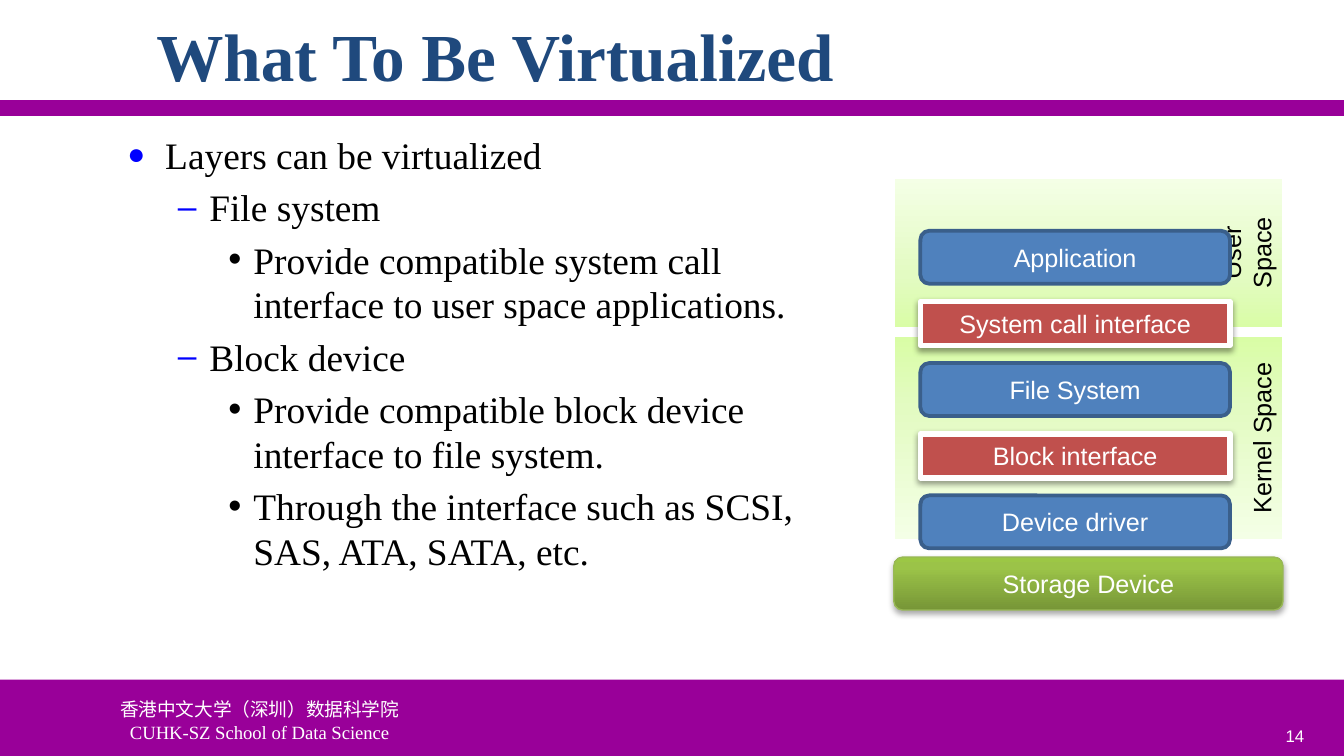
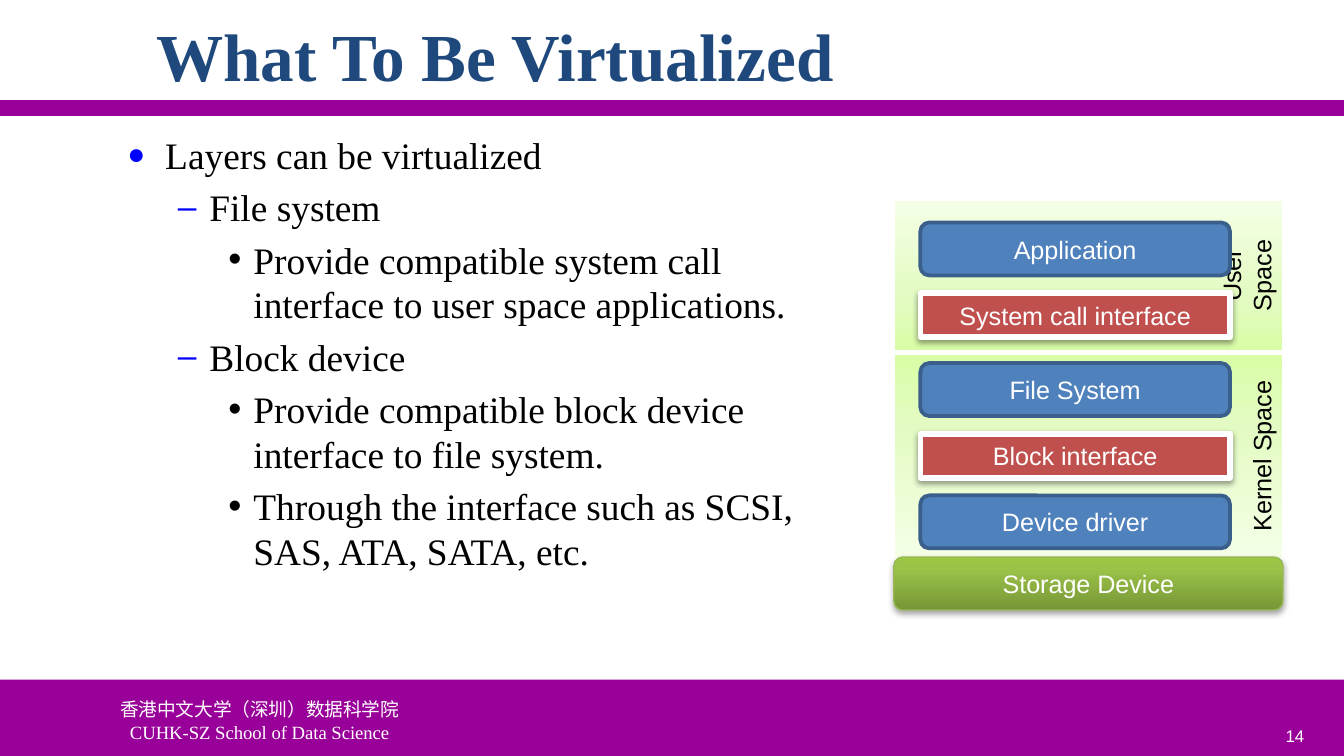
Before and after one commit to ychung1103/ychung1103.github.io, a slide deck: slide 14 of Slides/CSC6103/VT-05 Storage Virtualization.pptx. Drawn at 1344x756 pixels with LibreOffice and Linux fonts; fonts in the diff are those of the drawing; background and template pictures are left out. Boxes give left, top, right and bottom in pixels: in the first picture for what was removed or moved away, otherwise in the second. Text is boxed around its words. In the diff, an @@ line names an element or a change of style, - is before the commit and + after.

Commit message:
update

```diff
--- a/Slides/CSC6103/VT-05 Storage Virtualization.pptx
+++ b/Slides/CSC6103/VT-05 Storage Virtualization.pptx
@@ rectangle "User Space": place and size @@
-rectangle "User Space" at <box>894,177,1284,328</box>
+rectangle "User Space" at <box>894,200,1284,351</box>
@@ rounded rectangle "Application": place and size @@
-rounded rectangle "Application" at <box>921,231,1230,284</box>
+rounded rectangle "Application" at <box>921,223,1230,276</box>
@@ rectangle "System call interface": place and size @@
-rectangle "System call interface" at <box>921,301,1230,345</box>
+rectangle "System call interface" at <box>921,293,1230,337</box>
@@ rectangle "Kernel Space": place and size @@
-rectangle "Kernel Space" at <box>894,337,1284,540</box>
+rectangle "Kernel Space" at <box>894,355,1284,558</box>
```
